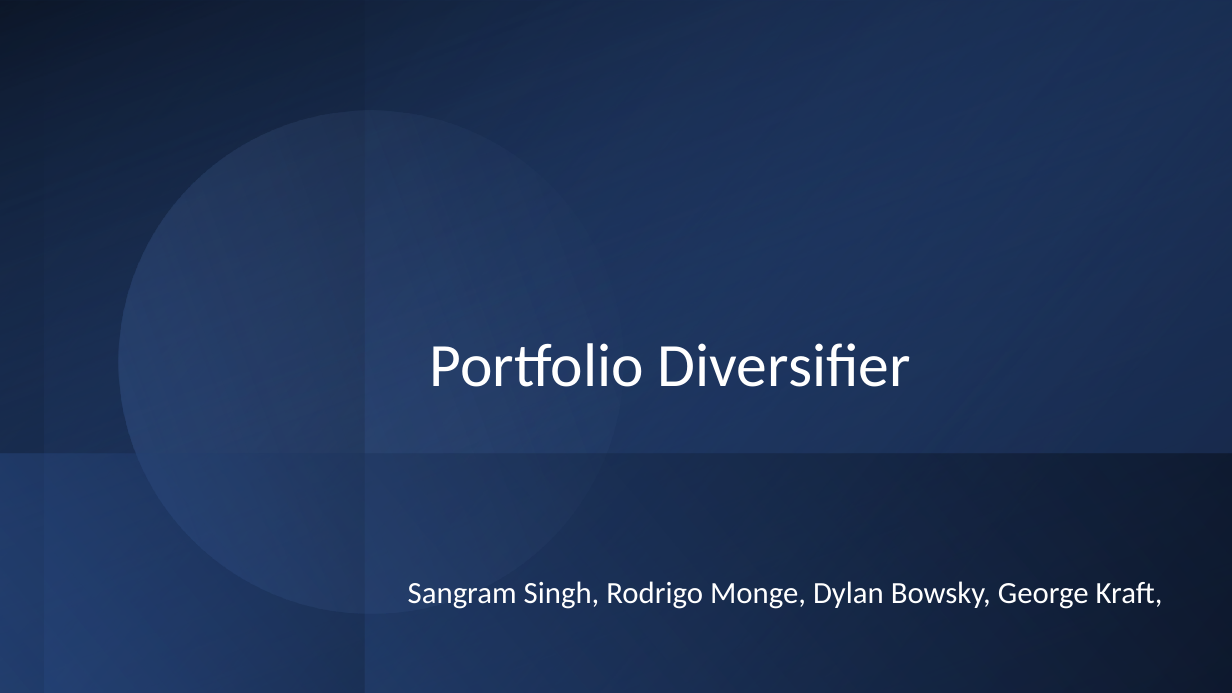
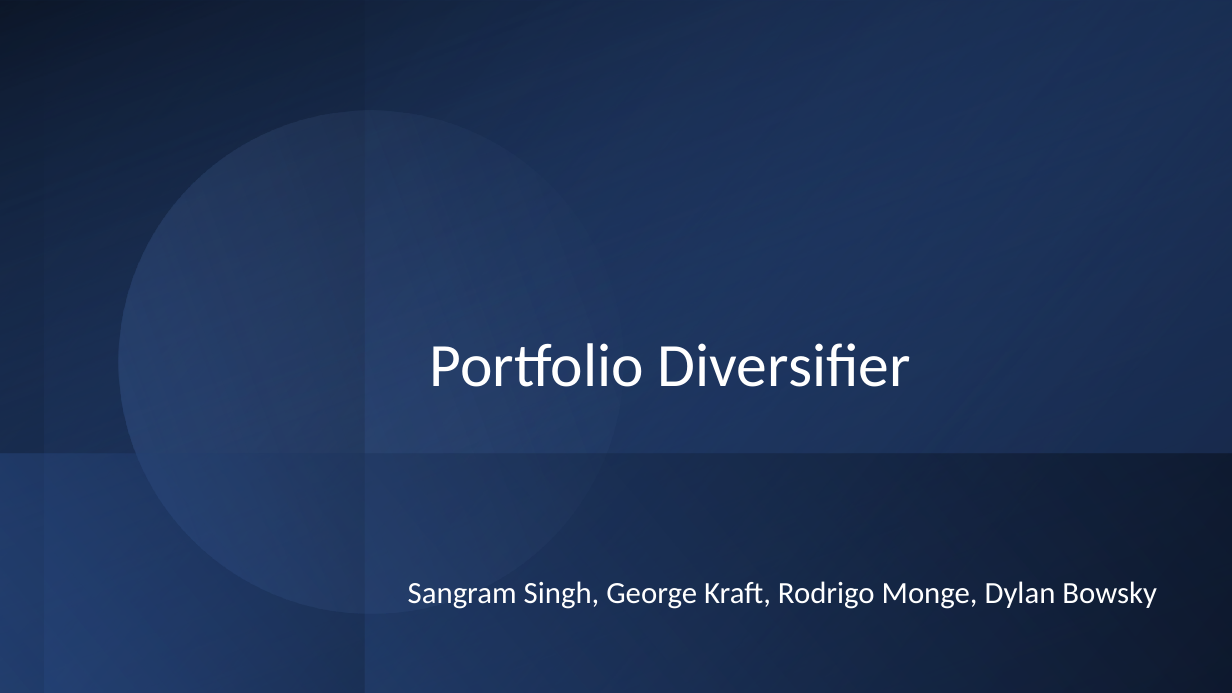
Before and after one commit to sangramsinghg/portfolio_diversifier, a slide deck: slide 1 of Portfolio_Diversifier.pptx. Drawn at 1232x693 pixels with LibreOffice and Linux fonts; fonts in the diff are those of the drawing. Boxes give left, top, right and bottom in pixels: in the first picture for what was removed or moved away, otherwise in the second. Text is boxed around its words. In the diff, an @@ line names an element or a change of style, - is before the commit and + after.

```diff
--- a/Portfolio_Diversifier.pptx
+++ b/Portfolio_Diversifier.pptx
@@ subtitle at [408, 581, 1157, 609]: text changed @@
-Sangram Singh, Rodrigo Monge, Dylan Bowsky, George Kraft,
+Sangram Singh, George Kraft, Rodrigo Monge, Dylan Bowsky
```
Also in this commit, not shown: 3 other slides changed, 2 slides added, 2 slides removed.
